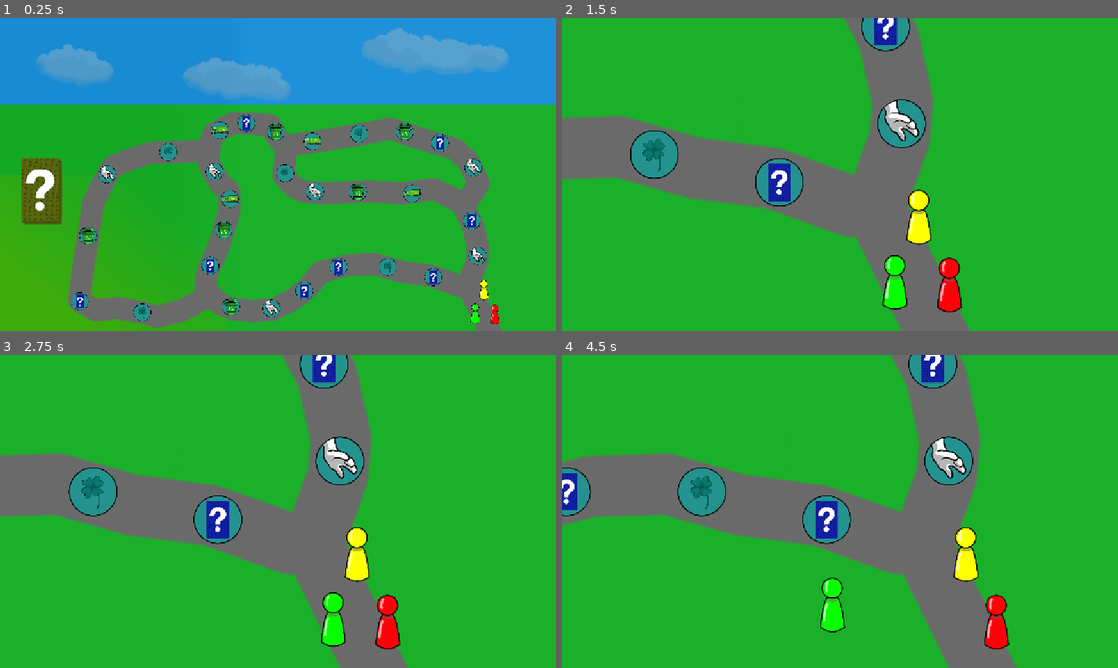
Above: before the commit, frames 1-4 (two rows, left to right).
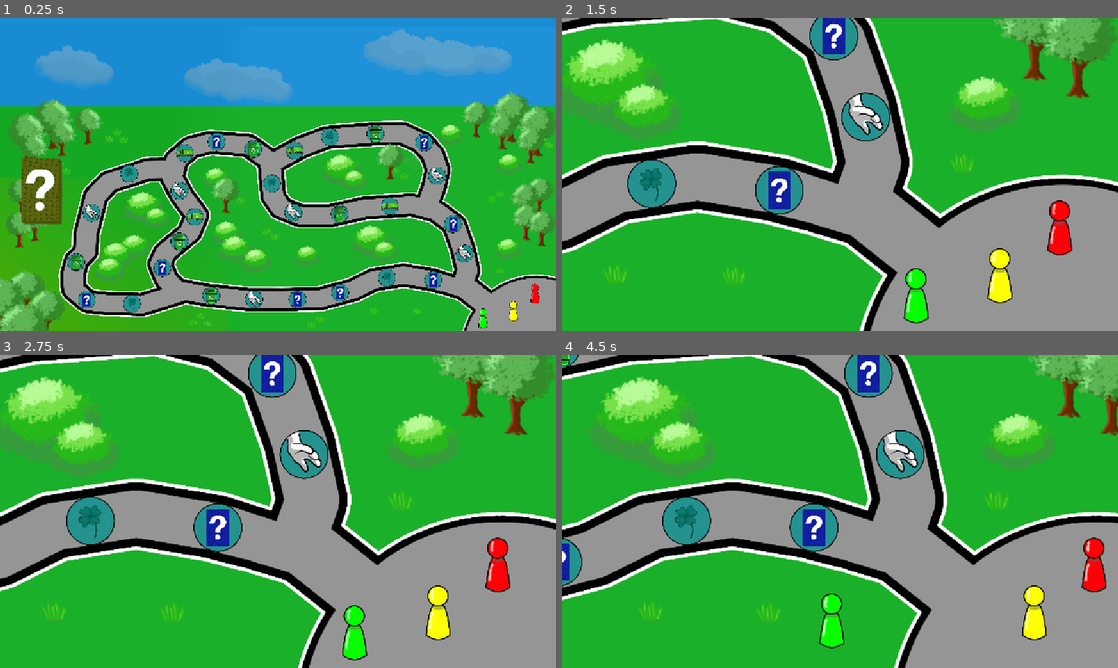
Above: after the commit, the same moments.

Repository: LitheFulminare/avancar-para-reciclar-XP5
Game: Godot game, scene res://Prototyping/map test.tscn
Two runs of this game, one before a commit and one after it. Both use one fixed random seed, a clock stepped at 60 frames per second and the inputs below.
Inputs (mouse positions are in pixels of both pictures, inside the frame that each line leads up to):
- Up to frame 1 (0.25 s): no input
- Up to frame 2 (1.5 s): tap Enter at 0.5 s; move the mouse to (962, 158) at 0.52 s; hold Mouse wheel up (Camera zoom in) 0.53-1.28 s; move the mouse to (728, 190) at 1.27 s; tap Mouse wheel down (Camera zoom out) at 1.35 s
- Up to frame 3 (2.75 s): move the mouse to (333, 442) at 2.02 s; hold Space (Confirm) from 2.03 s (still down)
- Up to frame 4 (4.5 s): move the mouse to (812, 574) at 2.77 s; release Space (Confirm) at 2.78 s; tap S (Move camera down) at 2.85 s; tap Space (Confirm) at 3.5, 4.25 s; move the mouse to (1006, 558) at 3.52 s; hold A (Move camera left) 3.53-4.28 s; move the mouse to (673, 464) at 4.27 s; tap D (Move camera right) at 4.35 s

The runs differ from the first frame. In frame 1, 41% of the frame differs, in the area x 0-100%, y 3-100%; in frame 2, 54%; in frame 3, 54%; in frame 4, 56%, in the area x 0-100%, y 0-100%.

Commit message:
replaced map sprite on test map

Diff:
--- a/avancar para reciclar/Prototyping/Boat minigame.tscn
+++ b/avancar para reciclar/Prototyping/Boat minigame.tscn
@@ -15,12 +15,15 @@
 
 [node name="Scenario" type="Node" parent="."]
 
-[node name="Water" type="Sprite2D" parent="Scenario"]
+[node name="Cenario1_0" type="Sprite2D" parent="Scenario"]
+position = Vector2(577.25, 324.75)
+scale = Vector2(0.920336, 0.92532)
+texture = ExtResource("10_8x0kp")
 
 [node name="Boats" type="Node" parent="."]
 
 [node name="Green boat" type="Sprite2D" parent="Boats"]
-position = Vector2(239, 171)
+position = Vector2(260, 232)
 scale = Vector2(0.5, 0.5)
 texture = ExtResource("1_m5ba4")
 
@@ -35,7 +38,7 @@
 texture = ExtResource("3_imucs")
 
 [node name="Yellow boat" type="Sprite2D" parent="Boats"]
-position = Vector2(562, 171)
+position = Vector2(583, 232)
 scale = Vector2(0.5, 0.5)
 texture = ExtResource("2_x851a")
 
@@ -50,7 +53,7 @@
 texture = ExtResource("6_8x0kp")
 
 [node name="Red boat" type="Sprite2D" parent="Boats"]
-position = Vector2(890, 171)
+position = Vector2(911, 232)
 scale = Vector2(0.5, 0.5)
 texture = ExtResource("3_x851a")
 
@@ -63,8 +66,3 @@
 show_behind_parent = true
 position = Vector2(-82, -34)
 texture = ExtResource("9_d5u5j")
-
-[node name="Cenario1_0" type="Sprite2D" parent="."]
-position = Vector2(577.25, 324.75)
-scale = Vector2(0.920336, 0.92532)
-texture = ExtResource("10_8x0kp")
--- a/avancar para reciclar/Prototyping/map test.tscn
+++ b/avancar para reciclar/Prototyping/map test.tscn
@@ -5,7 +5,7 @@
 [ext_resource type="PackedScene" uid="uid://b2bk0jwfl75h8" path="res://Scenes/Game/scrolling_camera.tscn" id="2_y42xc"]
 [ext_resource type="Script" uid="uid://cgcqsdu20e0sf" path="res://Scripts/Managers/square_manager.gd" id="3_q0u56"]
 [ext_resource type="Script" uid="uid://ciduw2o807kd3" path="res://Scripts/Managers/question resource manager.gd" id="4_riorq"]
-[ext_resource type="Texture2D" uid="uid://c36jllb542e4c" path="res://Assets/Sprites/Maps/mapa placeholder 2.png" id="5_oqp8s"]
+[ext_resource type="Texture2D" uid="uid://df8tekp0k3pgc" path="res://Assets/Sprites/Maps/map with details.png" id="5_5w0ha"]
 [ext_resource type="Texture2D" uid="uid://d2bl6tcfe6e5o" path="res://Assets/Sprites/Cards/Question cards/Stack of question cards.png" id="6_ahe86"]
 [ext_resource type="PackedScene" uid="uid://bakufkwaxuiuk" path="res://Scenes/Player/Player.tscn" id="7_v5epi"]
 [ext_resource type="PackedScene" uid="uid://3er41vmhjoi4" path="res://Scenes/Map Elements/Square.tscn" id="8_5w0ha"]
@@ -51,8 +51,9 @@
 
 [node name="BG sprite" type="Sprite2D" parent="BG and Map Elements"]
 z_index = -1
-scale = Vector2(1.20628, 1.21122)
-texture = ExtResource("5_oqp8s")
+position = Vector2(-1, 0)
+scale = Vector2(0.300521, 0.300463)
+texture = ExtResource("5_5w0ha")
 centered = false
 
 [node name="Stack of question cards" type="Sprite2D" parent="BG and Map Elements"]
@@ -66,165 +67,165 @@
 [node name="Squares" type="Node" parent="."]
 
 [node name="Square 1" parent="Squares" instance=ExtResource("8_5w0ha")]
-position = Vector2(897, 536)
+position = Vector2(897, 542)
 scale = Vector2(0.12, 0.12)
 stats = ExtResource("8_riorq")
 
 [node name="Square 2" parent="Squares" instance=ExtResource("8_5w0ha")]
-position = Vector2(803, 515)
+position = Vector2(801, 537)
 scale = Vector2(0.12, 0.12)
 stats = ExtResource("9_ahe86")
 
 [node name="Square 3" parent="Squares" instance=ExtResource("8_5w0ha")]
-position = Vector2(701, 515)
+position = Vector2(704, 568)
 scale = Vector2(0.12, 0.12)
 stats = ExtResource("8_riorq")
 
 [node name="Square 4" parent="Squares" instance=ExtResource("8_5w0ha")]
-position = Vector2(630, 564)
+position = Vector2(616, 582)
 scale = Vector2(0.12, 0.12)
 stats = ExtResource("8_riorq")
 
 [node name="Square 5" parent="Squares" instance=ExtResource("8_5w0ha")]
-position = Vector2(562, 601)
+position = Vector2(526, 582)
 scale = Vector2(0.12, 0.12)
 stats = ExtResource("9_ujeix")
 
 [node name="Square 6" parent="Squares" instance=ExtResource("8_5w0ha")]
-position = Vector2(478, 597)
+position = Vector2(437, 574)
 scale = Vector2(0.12, 0.12)
 stats = ExtResource("11_v5epi")
 
 [node name="Square 7" parent="Squares" instance=ExtResource("8_5w0ha")]
-position = Vector2(294, 609)
+position = Vector2(273, 591)
 scale = Vector2(0.12, 0.12)
 stats = ExtResource("9_ahe86")
 
 [node name="Square 8" parent="Squares" instance=ExtResource("8_5w0ha")]
-position = Vector2(165, 586)
+position = Vector2(179, 583)
 scale = Vector2(0.12, 0.12)
 stats = ExtResource("8_riorq")
 
 [node name="Square 9" parent="Squares" instance=ExtResource("8_5w0ha")]
-position = Vector2(182, 450)
+position = Vector2(157, 505)
 scale = Vector2(0.12, 0.12)
 stats = ExtResource("11_v5epi")
 
 [node name="Square 10" parent="Squares" instance=ExtResource("8_5w0ha")]
-position = Vector2(221, 323)
+position = Vector2(189, 403)
 scale = Vector2(0.12, 0.12)
 stats = ExtResource("9_ujeix")
 
 [node name="Square 11" parent="Squares" instance=ExtResource("8_5w0ha")]
-position = Vector2(348, 277)
+position = Vector2(267, 322)
 scale = Vector2(0.12, 0.12)
 stats = ExtResource("9_ahe86")
 
 [node name="Square 12" parent="Squares" instance=ExtResource("8_5w0ha")]
-position = Vector2(435, 512)
+position = Vector2(336, 517)
 scale = Vector2(0.12, 0.12)
 stats = ExtResource("8_riorq")
 
 [node name="Square 13" parent="Squares" instance=ExtResource("8_5w0ha")]
-position = Vector2(463, 438)
+position = Vector2(371, 462)
 scale = Vector2(0.12, 0.12)
 stats = ExtResource("11_v5epi")
 
 [node name="Square 14" parent="Squares" instance=ExtResource("8_5w0ha")]
-position = Vector2(476, 374)
+position = Vector2(403, 411)
 scale = Vector2(0.12, 0.12)
 stats = ExtResource("12_ahe86")
 
 [node name="Square 15" parent="Squares" instance=ExtResource("8_5w0ha")]
-position = Vector2(444, 318)
+position = Vector2(371, 357)
 scale = Vector2(0.12, 0.12)
 stats = ExtResource("9_ujeix")
 
 [node name="Square 16" parent="Squares" instance=ExtResource("8_5w0ha")]
-position = Vector2(455, 232)
+position = Vector2(382, 279)
 scale = Vector2(0.12, 0.12)
 stats = ExtResource("12_ahe86")
 
 [node name="Square 17" parent="Squares" instance=ExtResource("8_5w0ha")]
-position = Vector2(510, 217)
+position = Vector2(448, 256)
 scale = Vector2(0.12, 0.12)
 stats = ExtResource("8_riorq")
 
 [node name="Square 18" parent="Squares" instance=ExtResource("8_5w0ha")]
-position = Vector2(571, 235)
+position = Vector2(524, 271)
 scale = Vector2(0.12, 0.12)
 stats = ExtResource("11_v5epi")
 
 [node name="Square 19" parent="Squares" instance=ExtResource("8_5w0ha")]
-position = Vector2(647, 255)
+position = Vector2(610, 274)
 scale = Vector2(0.12, 0.12)
 stats = ExtResource("12_ahe86")
 
 [node name="Square 20" parent="Squares" instance=ExtResource("8_5w0ha")]
-position = Vector2(743, 239)
+position = Vector2(683, 246)
 scale = Vector2(0.12, 0.12)
 stats = ExtResource("9_ahe86")
 
 [node name="Square 21" parent="Squares" instance=ExtResource("8_5w0ha")]
-position = Vector2(838, 235)
+position = Vector2(777, 239)
 scale = Vector2(0.12, 0.12)
 stats = ExtResource("11_v5epi")
 
 [node name="Square 22" parent="Squares" instance=ExtResource("8_5w0ha")]
-position = Vector2(911, 258)
+position = Vector2(878, 257)
 scale = Vector2(0.12, 0.12)
 stats = ExtResource("8_riorq")
 
 [node name="Square 23" parent="Squares" instance=ExtResource("8_5w0ha")]
-position = Vector2(980, 309)
+position = Vector2(905, 326)
 scale = Vector2(0.12, 0.12)
 stats = ExtResource("9_ujeix")
 
 [node name="Square 24" parent="Squares" instance=ExtResource("8_5w0ha")]
-position = Vector2(590, 321)
+position = Vector2(563, 342)
 scale = Vector2(0.12, 0.12)
 stats = ExtResource("9_ahe86")
 
 [node name="Square 25" parent="Squares" instance=ExtResource("8_5w0ha")]
-position = Vector2(652, 359)
+position = Vector2(607, 402)
 scale = Vector2(0.12, 0.12)
 stats = ExtResource("9_ujeix")
 
 [node name="Square 26" parent="Squares" instance=ExtResource("8_5w0ha")]
-position = Vector2(741, 359)
+position = Vector2(703, 405)
 scale = Vector2(0.12, 0.12)
 stats = ExtResource("11_v5epi")
 
 [node name="Square 27" parent="Squares" instance=ExtResource("8_5w0ha")]
-position = Vector2(853, 363)
+position = Vector2(807, 389)
 scale = Vector2(0.12, 0.12)
 stats = ExtResource("12_ahe86")
 
 [node name="Square 28" parent="Squares" instance=ExtResource("8_5w0ha")]
-position = Vector2(977, 419)
+position = Vector2(938, 426)
 scale = Vector2(0.12, 0.12)
 stats = ExtResource("8_riorq")
 
 [node name="Square 29" parent="Squares" instance=ExtResource("8_5w0ha")]
-position = Vector2(989, 492)
+position = Vector2(962, 487)
 scale = Vector2(0.12, 0.12)
 stats = ExtResource("9_ujeix")
 
 [node name="Players" type="Node" parent="."]
 
 [node name="Player 1" parent="Players" instance=ExtResource("7_v5epi")]
-position = Vector2(984, 611)
+position = Vector2(1000, 621)
 scale = Vector2(0.2, 0.2)
 
 [node name="Player 2" parent="Players" instance=ExtResource("7_v5epi")]
-position = Vector2(1002, 562)
+position = Vector2(1063, 606)
 scale = Vector2(0.2, 0.2)
 
 [node name="Sprite2D" parent="Players/Player 2" index="0"]
 texture = ExtResource("15_ujeix")
 
 [node name="Player 3" parent="Players" instance=ExtResource("7_v5epi")]
-position = Vector2(1025, 613)
+position = Vector2(1108, 570)
 scale = Vector2(0.2, 0.2)
 
 [node name="Sprite2D" parent="Players/Player 3" index="0"]
Binary file changed: avancar para reciclar/Prototyping/Cenario_1.0.webp
